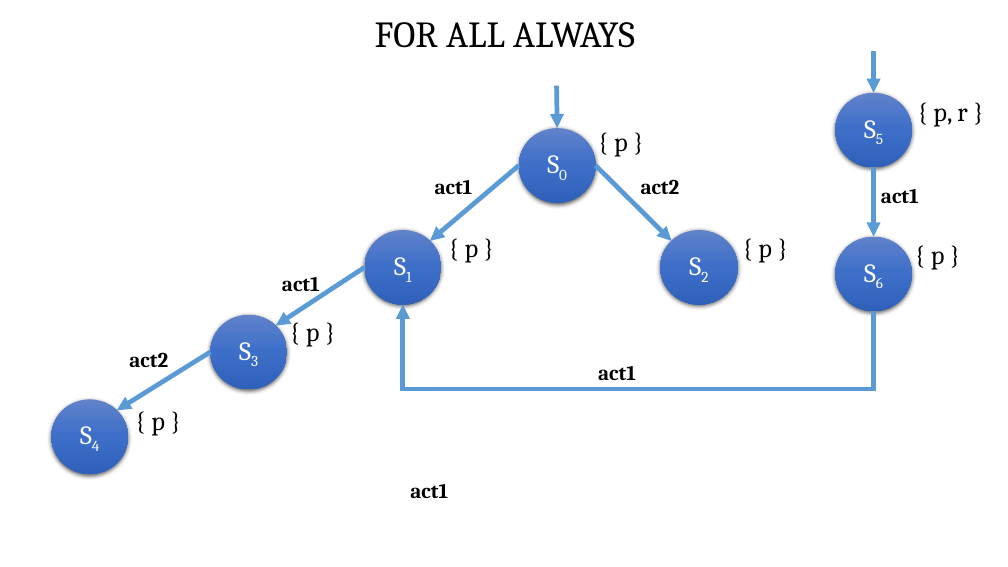
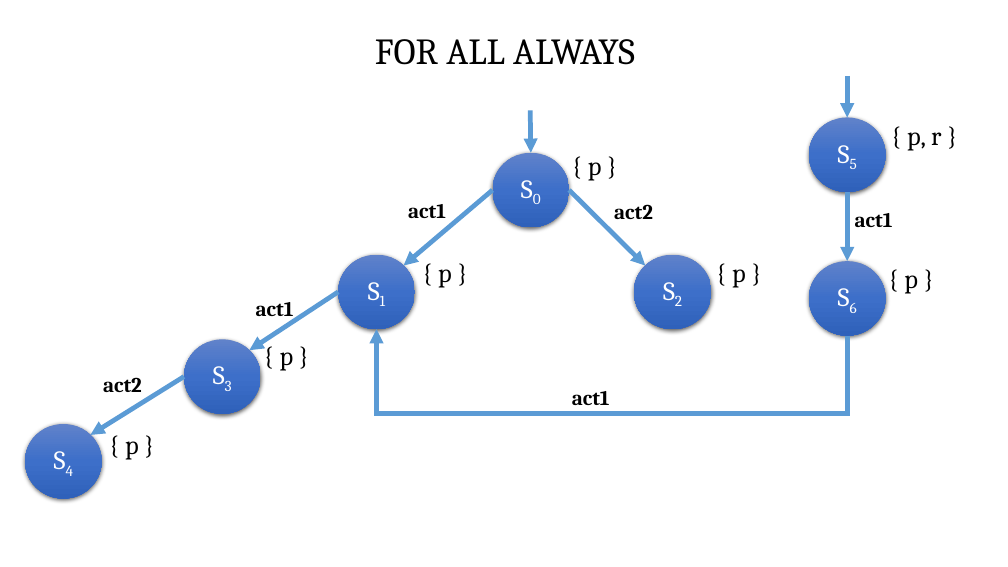
Before and after one commit to influxious/mc, a slide deck: slide 6 of Model_Diagrams.pptx. Drawn at 1008x567 pixels with LibreOffice and Linux fonts; fonts in the diff are those of the drawing. Boxes give left, top, right and bottom in pixels: in the first picture for what was removed or moved away, otherwise in the second. Text is boxed around its words. In the diff, an @@ line names an element or a change of style, - is before the commit and + after.

```diff
--- a/Model_Diagrams.pptx
+++ b/Model_Diagrams.pptx
@@ text "FOR ALL ALWAYS": place and size @@
-text "FOR ALL ALWAYS" at (375,22,635,48)
+text "FOR ALL ALWAYS" at (375,39,635,65)
@@ 13 texts, 7 ellipses, 7 arrows, 1 elbow arrow: place and size @@
-13 texts, 7 ellipses, 7 arrows, 1 elbow arrow at (51,51,967,474)
+13 texts, 7 ellipses, 7 arrows, 1 elbow arrow at (25,76,941,499)
@@ text removed at (410,484,448,498) @@
-act1
```
Also in this commit, not shown: 1 other slide changed, 6 slides added.
